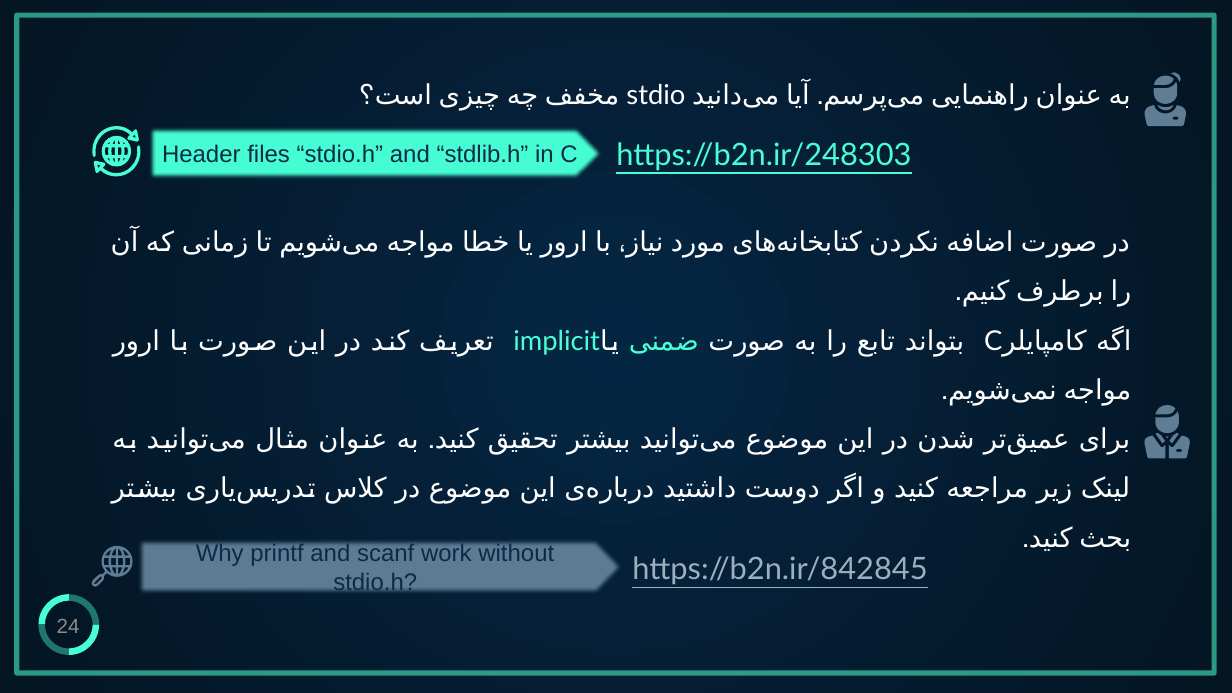
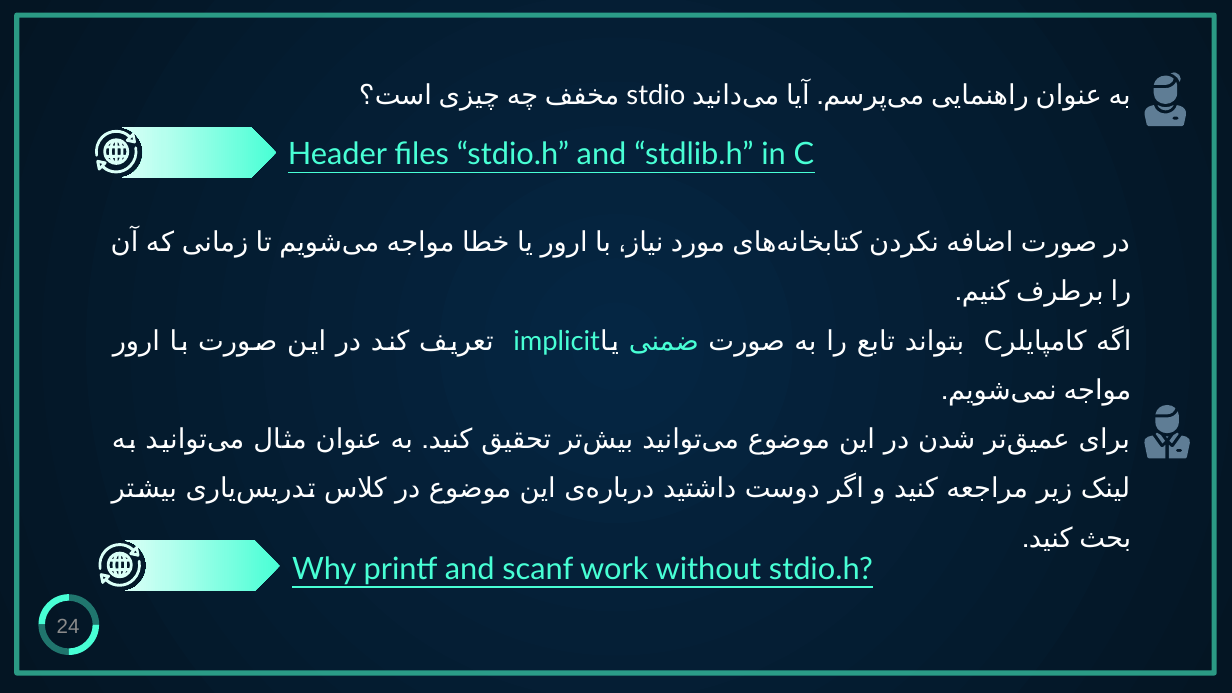
Before and after one commit to aut-ce/CE102-C-Lab, a slide deck: slide 24 of Lab/5-math/C-Lab_Math.pptx. Drawn at 1232x693 pixels with LibreOffice and Linux fonts; fonts in the diff are those of the drawing. Boxes give left, top, right and bottom in pixels: in the first picture for what was removed or moved away, otherwise in the second. Text is boxed around its words. In the diff, an @@ line names an element or a change of style, - is before the commit and + after.

```diff
--- a/Lab/5-math/C-Lab_Math.pptx
+++ b/Lab/5-math/C-Lab_Math.pptx
@@ freeform shape at [94, 129, 136, 156]: fill #48FFD5 to #DAFFF7; outline redrawn @@
@@ freeform shape: place and size @@
-freeform shape at [94, 145, 142, 176]
+freeform shape at [96, 147, 138, 174]
@@ freeform shape at [96, 147, 138, 174]: fill #48FFD5 to #DAFFF7 @@
@@ freeform shape at [103, 138, 129, 165]: fill #48FFD5 to #DAFFF7; outline redrawn @@
@@ freeform shape added at [122, 127, 277, 179], fill gradient #48FFD5 to #B6FFEE to #DAFFF7 @@
@@ text "Header files “stdio.h” and “stdlib.h” ...": place and size @@
-text "Header files “stdio.h” and “stdlib.h” ..." at [149, 128, 604, 180]
+text "Header files “stdio.h” and “stdlib.h” ..." at [288, 140, 815, 165]
@@ text "Header files “stdio.h” and “stdlib.h” ..." at [288, 140, 815, 165]: size 14 to 18 pt, font Arial to Lato, text colour #0E2A47 to #48FFD5, underline on; alignment centre to left; vertical alignment middle to top; fill #48FFD5 to none @@
@@ text removed at [616, 142, 911, 171] @@
-https://b2n.ir/248303
@@ freeform shape added at [97, 543, 139, 570], fill #DAFFF7 @@
@@ freeform shape: place and size @@
-freeform shape at [91, 546, 133, 586]
+freeform shape at [100, 559, 142, 586]
@@ freeform shape at [100, 559, 142, 586]: fill #5F7D95 to #DAFFF7 @@
@@ freeform shape added at [107, 552, 133, 579], fill #DAFFF7 @@
@@ freeform shape added at [126, 540, 281, 591], fill gradient #48FFD5 to #B6FFEE to #DAFFF7 @@
@@ text "Why printf and scanf work ...": place and size @@
-text "Why printf and scanf work ..." at [139, 540, 626, 593]
+text "Why printf and scanf work ..." at [292, 556, 873, 585]
@@ text "Why printf and scanf work ..." at [292, 556, 873, 585]: size 14 to 18 pt, font Arial to Lato, text colour #0E2A47 to #48FFD5, underline on; alignment centre to left; vertical alignment middle to top; fill #5F7D95 to none @@
@@ text removed at [632, 556, 927, 585] @@
-https://b2n.ir/842845
```
Also in this commit, not shown: 11 other slides changed, 2 other files.
